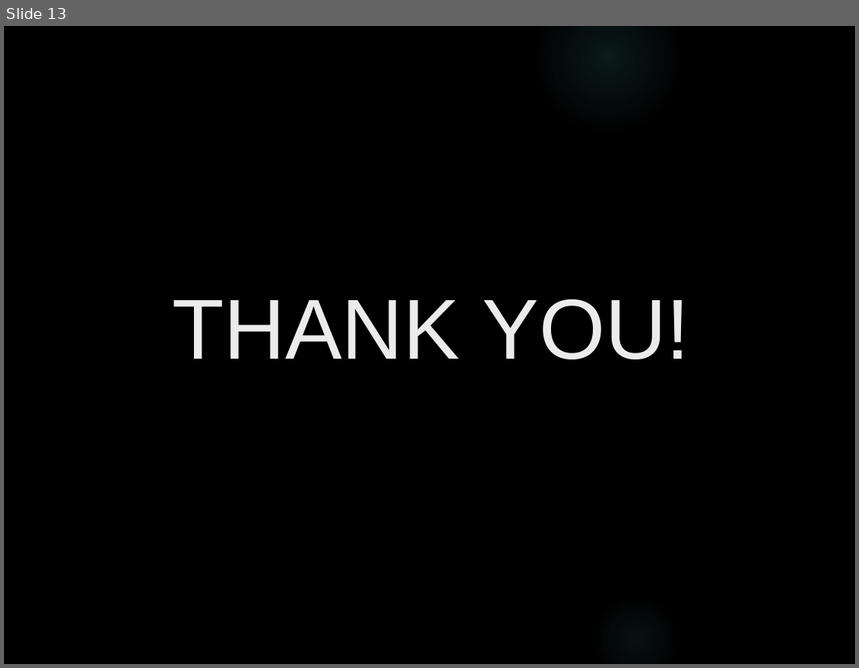
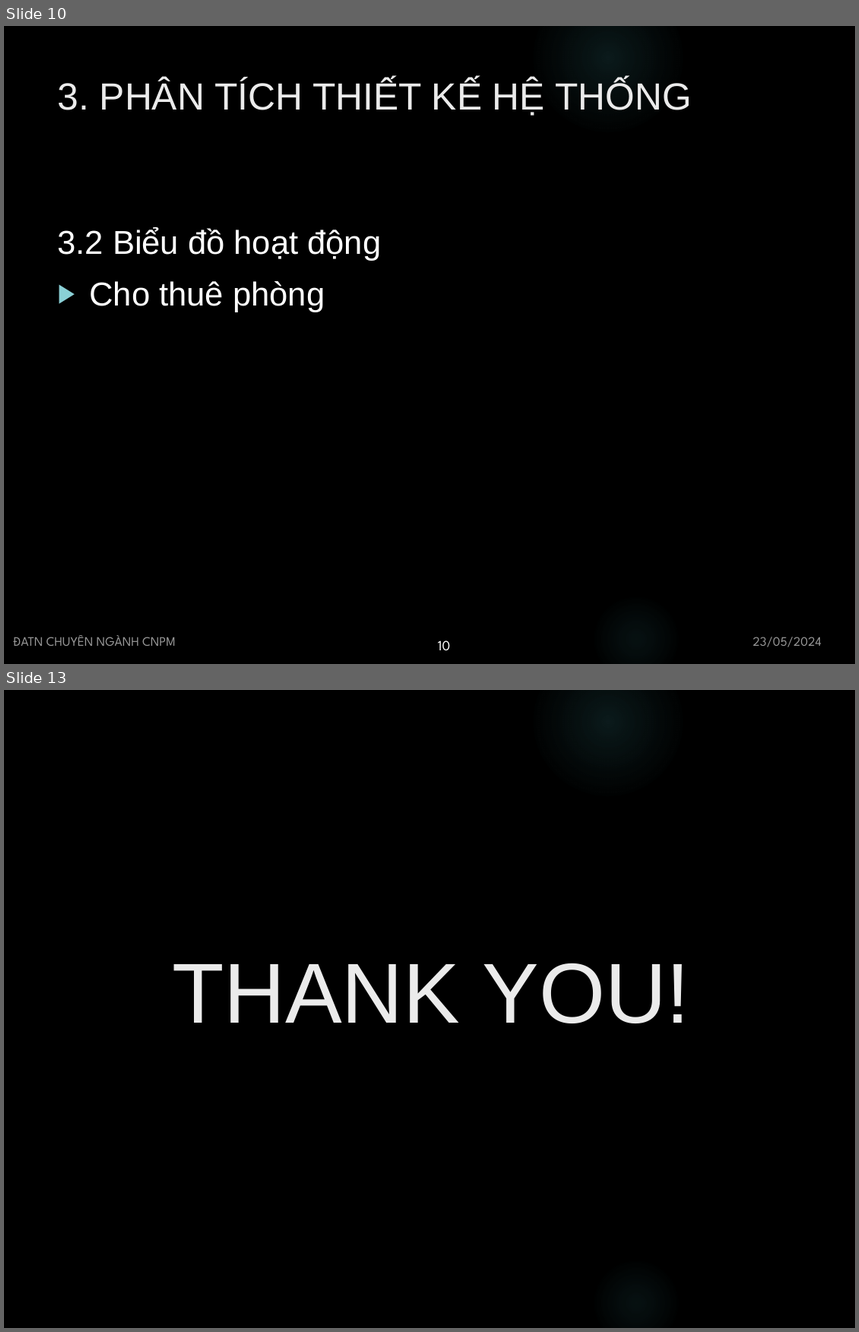
Before and after one commit to ptnhan109/motel-management, a slide deck: docs/1521050085 Phạm Trọng Nhân - Slide ĐATN.pptx. Shown one above the other, each under a label of ours: slide 13 before the commit, slides 10 and 13 after it; the slides between them are not shown. The pictures are 859x668 and 859x1332 pixels, drawn with LibreOffice and Linux fonts; fonts in the diff are those of the drawing; background and template pictures are left out. Boxes give left, top, right and bottom in pixels: in the first picture for what was removed or moved away, otherwise in the second. Text is boxed around its words. In the diff, an @@ line names an element or a change of style, - is before the commit and + after.

```diff
--- a/docs/1521050085 Phạm Trọng Nhân - Slide ĐATN.pptx
+++ b/docs/1521050085 Phạm Trọng Nhân - Slide ĐATN.pptx
@@ slide 10 added at bbox=[4, 26, 855, 664], background picture (left out); not listed: 2 template elements that a slide beside it also shows @@
@@ title added at bbox=[58, 80, 692, 116], 32 pt, text #EBEBEB @@
+3. PHÂN TÍCH THIẾT KẾ HỆ THỐNG
@@ text added at bbox=[58, 227, 381, 313], 28 pt, text #FFFFFF @@
+3.2 Biểu đồ hoạt động
+▶ Cho thuê phòng
@@ text added at bbox=[14, 636, 176, 646], 11 pt, text #FFFFFF at 60% opacity @@
+ĐATN CHUYÊN NGÀNH CNPM
@@ page number added at bbox=[438, 641, 450, 651], 12 pt, text #FFFFFF @@
+10
@@ text added at bbox=[753, 637, 822, 648], 11 pt, text #FFFFFF at 60% opacity @@
+23/05/2024
```
Also in this commit, not shown: 10 slides changed, 1 slide removed, 48 other files.
